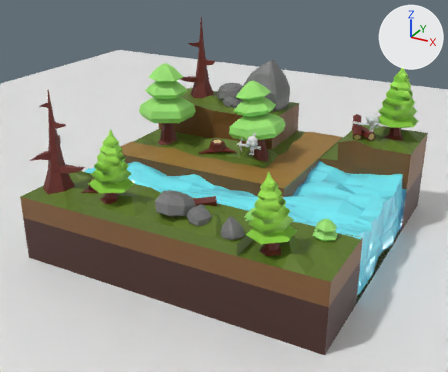
The Blender file btd6animation.blend: old version first, new version second.
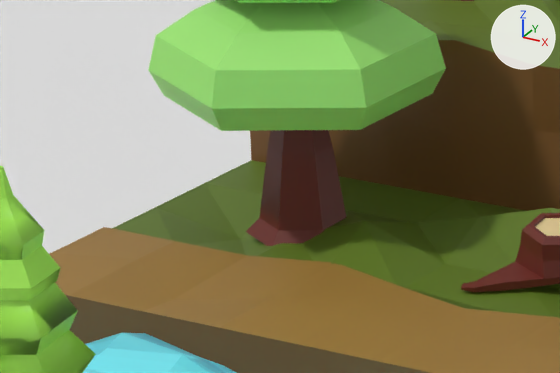
Old and new are each drawn whole from a camera (50 mm lens) standing at (12.36, -24.05, 14.14) and looking at (-0.24, -1.14, 2.68) and again close up on the part from 25% to 49% of the width and 26% to 46% of the height. Arrows for +X, +Y and +Z are at upper right; the lights stay in place. The first two pictures are the older version.

In view in the first close-up: 'Plane', 'Round tree', 'Terrain', 'Tree.002', 'Water', 'tree stump'.
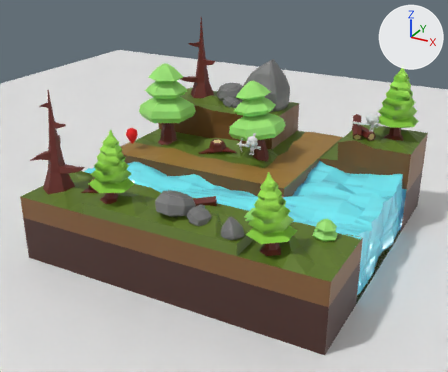
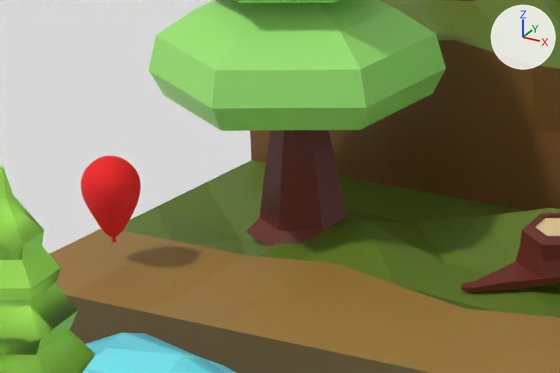
Changed parts and their boxes [x1, y1, x2, y2] in the close-ups (560 x 373 px):
'Sphere.004', added (red): after [81, 156, 141, 242]

What changed in the scene script:
```text
Add mat_material_006:
    mat_material_006 = principled_material('Material.006')
    mat_material_006.base_color = (0.8, 0.0232, 0.0244)  # red #e72a2b
    mat_material_006.roughness = 0.69
    mat_material_006.specular_tint = (1.0, 0.18, 0.144)  # red #ff766a
    mat_material_006.emission_color = (0.8, 0.0232, 0.0244)  # red #e72a2b
    mat_material_006.emission_strength = 0.07
Add me_sphere_005:
    me_sphere_005.from_pydata(...)  # 3362 vertices, 2622 faces; spans x -0.95..0.95, y -0.96..0.96, z -0.7..2.17
    me_sphere_005.materials.append(mat_material_006)  # red #e72a2b
Add ob_sphere_004:
    ob_sphere_004 = bpy.data.objects.new('Sphere.004', me_sphere_005)
    ob_sphere_004.location = (-6.21, 0.0, 3.529)
    ob_sphere_004.scale = (0.3, 0.3, 0.3)
```
